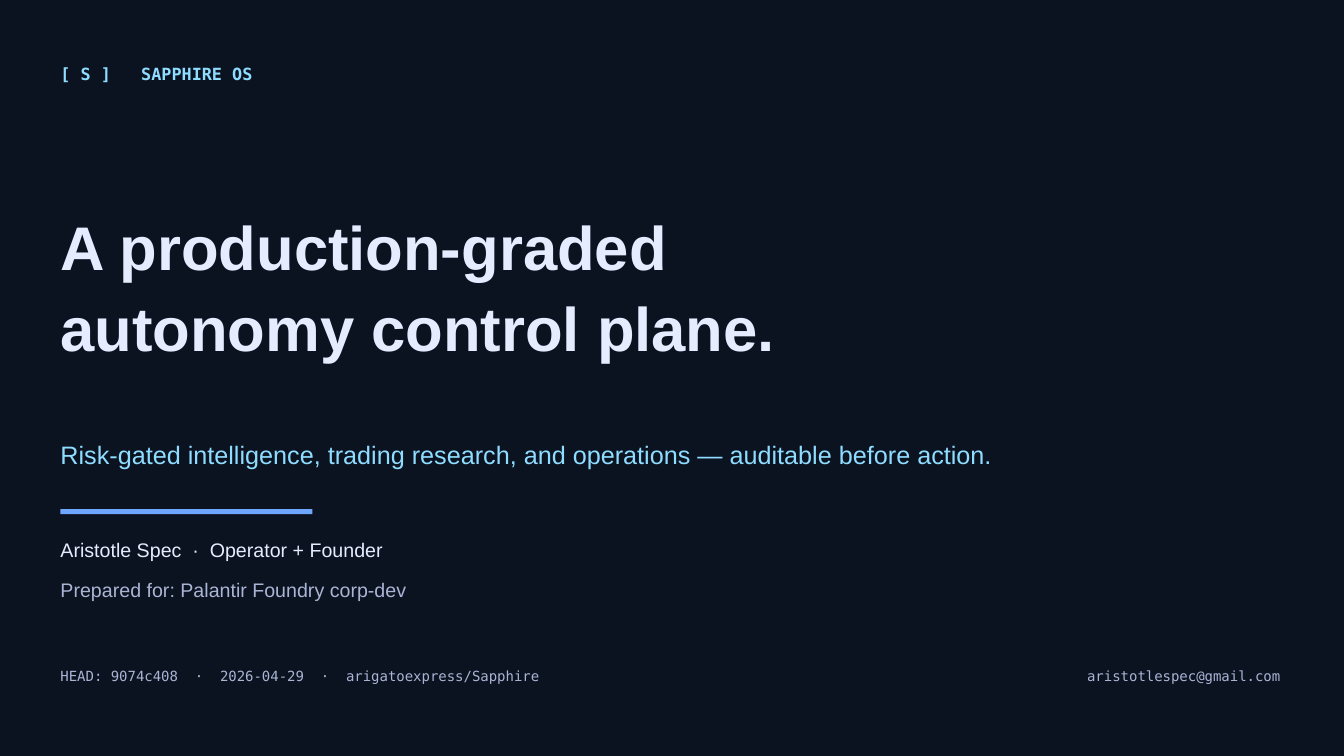
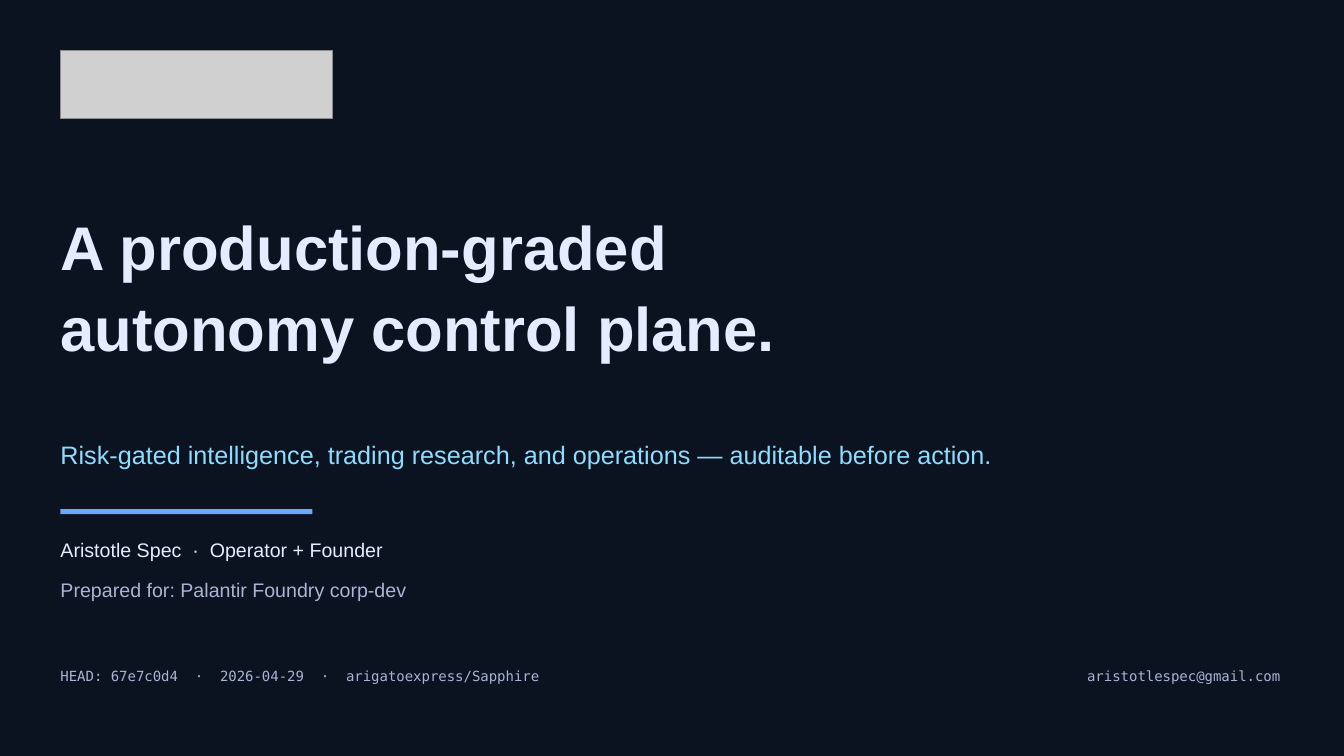
Before and after one commit to arigatoexpress/Sapphire, a slide deck: slide 1 of docs/diligence/sapphire-pitch-deck-2026-04-29.pptx. Drawn at 1344x756 pixels with LibreOffice and Linux fonts; fonts in the diff are those of the drawing; grey boxes stand for pictures. Boxes give left, top, right and bottom in pixels: in the first picture for what was removed or moved away, otherwise in the second. Text is boxed around its words. In the diff, an @@ line names an element or a change of style, - is before the commit and + after.

```diff
--- a/docs/diligence/sapphire-pitch-deck-2026-04-29.pptx
+++ b/docs/diligence/sapphire-pitch-deck-2026-04-29.pptx
@@ picture added at <box>60,50,333,119</box> @@
@@ text removed at <box>81,67,252,81</box> @@
-[ S ] SAPPHIRE OS
@@ text at <box>60,670,539,684</box>: text changed @@
-HEAD: 9074c408 · 2026-04-29 · arigatoexpress/Sapphire
+HEAD: 67e7c0d4 · 2026-04-29 · arigatoexpress/Sapphire
```
Also in this commit, not shown: 6 other slides changed, 4 other files.
